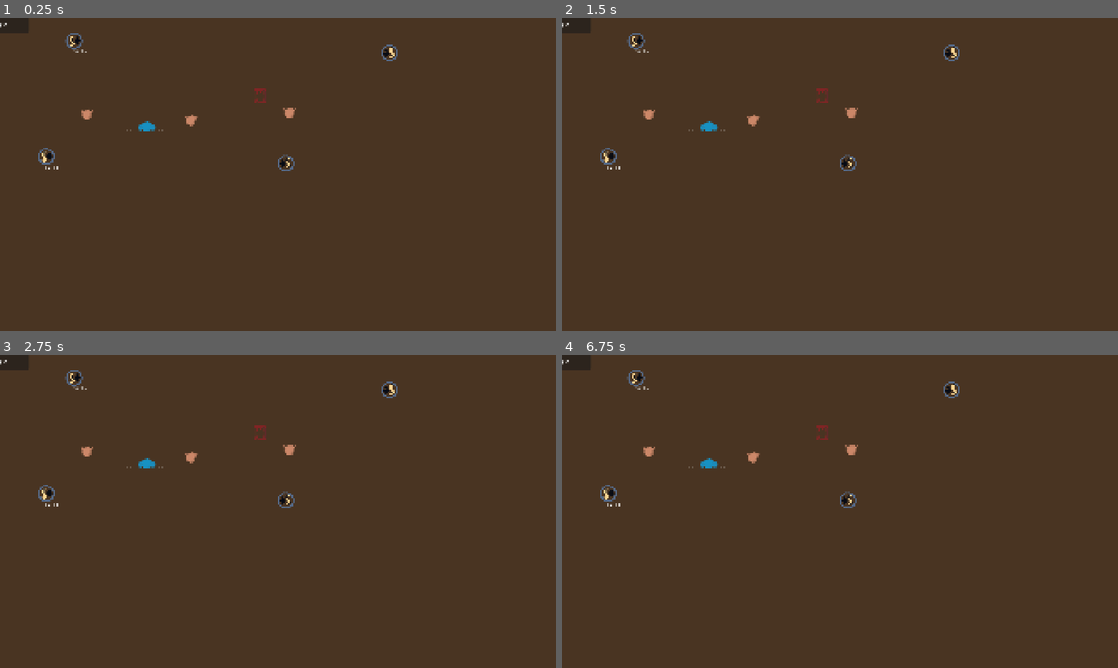
Above: before the commit, frames 1-4 (two rows, left to right).
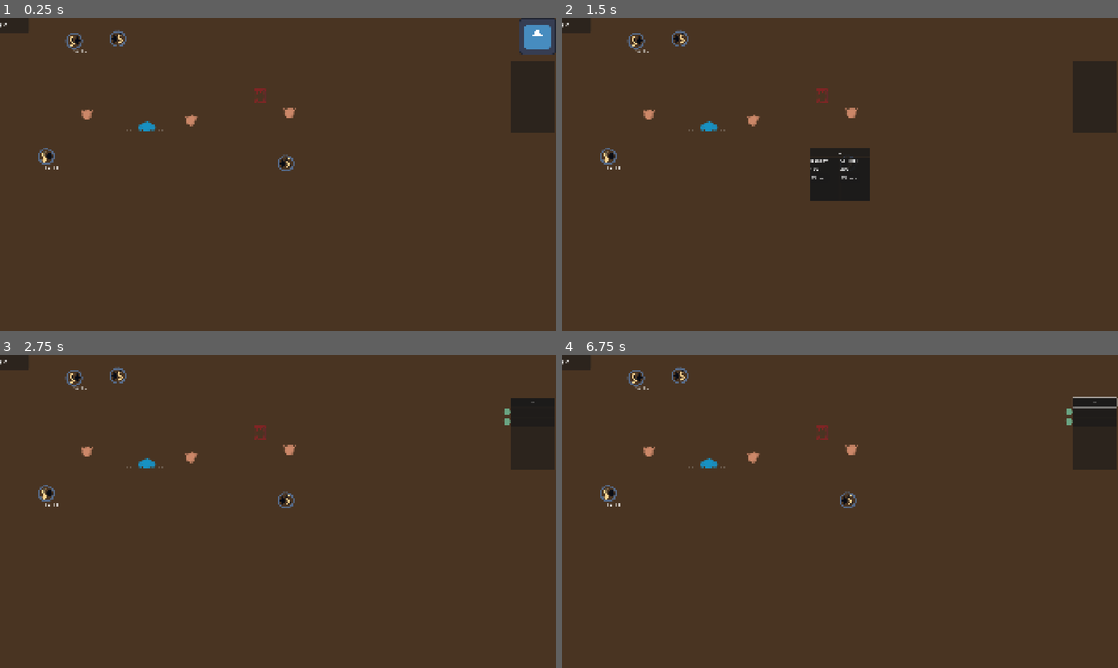
Above: after the commit, the same moments.

Repository: gp-it-be/chory
Game: Godot game, scene res://main/game.tscn
Two runs of this game, one before a commit and one after it. Both use one fixed random seed, a clock stepped at 60 frames per second and the inputs below. The engine's default icon, where the game draws it, is replaced by a stand-in: a white triangle on a blue panel in a dark square.
Inputs (mouse positions are in pixels of both pictures, inside the frame that each line leads up to):
- Up to frame 1 (0.25 s): no input
- Up to frame 2 (1.5 s): click (1101, 36) at 0.52 s; click (1101, 36) at 1.27 s
- Up to frame 3 (2.75 s): click (255, 514) at 2 s, where only the run after the commit has a clickable "Choose"
- Up to frame 4 (6.75 s): click (1095, 401) at 2.75 s, where only the run after the commit has a clickable "V"; click (1095, 401) at 3.5 s, where only the run after the commit has a clickable "V"; click (1095, 401) at 4.25 s, where only the run after the commit has a clickable "V"; tap Enter at 5, 6.5 s; move the mouse to (962, 495) at 5.02 s; hold C (abort_worker_task) 5.03-5.78 s; tap Space at 5.75 s; move the mouse to (728, 527) at 5.77 s; click (728, 527) at 5.85 s; move the mouse to (895, 442) at 6.52 s; hold Tab (select_next_worker) from 6.53 s (still down)

The runs differ from the first frame. In frame 1, 2.7% of the frame differs, in the area x 19-100%, y 0-37%; in frame 2, 3.8%, in the area x 19-100%, y 3-59%; in frame 3, 2.0%; in frame 4, 2.0%.
Error before the commit: Parse Error: Identifier "_on_available_items_changed" not declared in the current scope. (res://factory/contracts.gd:22)
Error after the commit: Invalid assignment of property or key 'visible' with value of type 'bool' on a base object of type 'Nil'. (res://factory/ui/ui.gd:34)

Commit message:
contract tracking

Diff:
--- /dev/null
+++ b/factory/contracts/contract.gd
@@ -0,0 +1,12 @@
+class_name Contract extends RefCounted
+
+#Actualy gets emited even if an item changed that isnt part of the contract :/
+signal contract_progress_changed(counts: Dictionary[Items.ItemType, int])
+
+var _provider: ItemProvider
+var needed_quantities: Dictionary[Items.ItemType, int]
+
+func _init(__provider: ItemProvider, quantities: Dictionary[Items.ItemType, int]):
+	_provider = __provider
+	_provider.item_counts_changed.connect(contract_progress_changed.emit)
+	needed_quantities = quantities
--- a/factory/contracts.gd
+++ b/factory/contracts/contracts.gd
@@ -13,13 +13,16 @@
 var has_emitted = false
 
 func _ready():
+	_contract_point_as_provider = contract_point.as_provider()
+
 	ui.choice_made.connect(func(choice: ContractChooser.ContractBluePrint):
-		_active_contracts.append("TODO map to a class that tracks a contract by being connected to a contract inventory BIN")
 		print("accepted contract for %s" % choice.name)
-		)
-	_contract_point_as_provider = contract_point.as_provider()
-	#ZO, of eerder de contracten hier rechtstreeks mee connecten?? !!
-	_contract_point_as_provider.item_counts_changed.connect(_on_available_items_changed)
+		var quantities: Dictionary[Items.ItemType, int] = {Items.ItemType.CIRCLE: 4, Items.ItemType.TRIANGLE: 2}
+		var contract = Contract.new(_contract_point_as_provider, quantities)
+		_active_contracts.append(contract)
+		ui.track(contract)
+	)
+
 
 
 #Temporary trigger to offer a contract choice
--- a/factory/factory.tscn
+++ b/factory/factory.tscn
@@ -14,7 +14,7 @@
 [ext_resource type="Script" uid="uid://dr7g0gkj3jhdt" path="res://factory/controllers/workers_controller.gd" id="6_h5ffw"]
 [ext_resource type="Texture2D" uid="uid://du72lytjcqdl7" path="res://factory/selection.png" id="7_5iljq"]
 [ext_resource type="PackedScene" uid="uid://yn4gtv0tfknp" path="res://items/containers/contract_point/contract_point.tscn" id="14_p0nyj"]
-[ext_resource type="Script" uid="uid://ybx7anserftw" path="res://factory/contracts.gd" id="14_qrq2b"]
+[ext_resource type="Script" uid="uid://ybx7anserftw" path="res://factory/contracts/contracts.gd" id="14_qrq2b"]
 
 [sub_resource type="ShaderMaterial" id="ShaderMaterial_67ti3"]
 shader = ExtResource("2_qqron")
@@ -45,8 +45,19 @@
 mouse_filter = 1
 script = ExtResource("1_8p6y5")
 
+[node name="PanelContainer" type="PanelContainer" parent="Floor/ColorRect/UI" unique_id=2052429744]
+layout_mode = 0
+offset_left = 1765.0
+offset_top = 148.0
+offset_right = 1915.0
+offset_bottom = 298.0
+
+[node name="ContractTrackers" type="VBoxContainer" parent="Floor/ColorRect/UI/PanelContainer" unique_id=1942708046]
+unique_name_in_owner = true
+custom_minimum_size = Vector2(150, 250)
+layout_mode = 2
+
 [node name="OpenContractsButton" type="TextureButton" parent="Floor/ColorRect/UI" unique_id=2120232421]
-visible = false
 layout_mode = 1
 anchors_preset = 1
 anchor_left = 1.0
@@ -105,7 +116,7 @@
 position = Vector2(257, 83)
 
 [node name="ContractPoint" parent="Objects" unique_id=1260428077 instance=ExtResource("14_p0nyj")]
-position = Vector2(1345, 117)
+position = Vector2(406, 68)
 
 [node name="Buypoint2" parent="Objects" unique_id=1957234794 instance=ExtResource("3_br4io")]
 position = Vector2(161, 482)
--- /dev/null
+++ b/factory/ui/contract_tracker/contract_tracker.gd
@@ -0,0 +1,26 @@
+extends PanelContainer
+
+const CONTRACT_ITEM_TRACKER = preload("uid://cpofhyjebgxkt")
+
+var _item_trackers: Dictionary[Items.ItemType, ContractItemTracker] ={}
+var _filled_states: Dictionary[Items.ItemType, bool] = {}
+
+
+func init_tracker(contract:Contract):
+	for type in contract.needed_quantities:
+		var item_tracker = CONTRACT_ITEM_TRACKER.instantiate() as ContractItemTracker
+		item_tracker.needed = contract.needed_quantities[type]
+		$ContractTracker.add_child(item_tracker)
+		_item_trackers[type] = item_tracker
+		_filled_states[type] = false
+		item_tracker.fill_changed.connect(func(is_filled):_update(type, is_filled))
+
+	contract.contract_progress_changed.connect(func(values: Dictionary[Items.ItemType, int]):
+		for type in _item_trackers:
+			_item_trackers[type].update_value(values.get(type, 0))
+	)
+
+func _update(type: Items.ItemType, is_filled: bool):
+	_filled_states[type] = is_filled
+	var can_complete = _filled_states.values().all(func(value): return value)
+	$ContractTracker/CompleteButton.visible = can_complete
--- /dev/null
+++ b/factory/ui/contract_tracker/contract_tracker.tscn
@@ -0,0 +1,16 @@
+[gd_scene format=3 uid="uid://csvkwgynk7sie"]
+
+[ext_resource type="Script" uid="uid://dpck25luxt04o" path="res://factory/ui/contract_tracker/contract_tracker.gd" id="1_4ugfk"]
+
+[node name="PanelContainer" type="PanelContainer" unique_id=1798445299]
+offset_top = 35.0
+offset_right = 18.0
+offset_bottom = 35.0
+script = ExtResource("1_4ugfk")
+
+[node name="ContractTracker" type="VBoxContainer" parent="." unique_id=1037094148]
+layout_mode = 2
+
+[node name="CompleteButton" type="Button" parent="ContractTracker" unique_id=94705275]
+layout_mode = 2
+text = "V"
--- /dev/null
+++ b/factory/ui/contract_tracker/item_tracker/contract_item_tracker.gd
@@ -0,0 +1,21 @@
+class_name ContractItemTracker extends Control
+
+signal fill_changed(is_filled:bool)
+
+var needed : int
+@onready var progress_bar: ProgressBar = $ProgressBar
+
+var _filled:bool:
+	set(value):
+		if value != _filled:
+			_filled = value
+			fill_changed.emit(value)
+
+func _ready():
+	progress_bar.max_value = needed
+	progress_bar.value = 0
+
+
+func update_value(new_value):
+	progress_bar.value = new_value
+	_filled = new_value >= needed
--- /dev/null
+++ b/factory/ui/contract_tracker/item_tracker/contract_item_tracker.tscn
@@ -0,0 +1,26 @@
+[gd_scene format=3 uid="uid://cpofhyjebgxkt"]
+
+[ext_resource type="Script" uid="uid://dao3h58pneetu" path="res://factory/ui/contract_tracker/item_tracker/contract_item_tracker.gd" id="1_nu730"]
+[ext_resource type="Texture2D" uid="uid://dsv8i0eeqklfx" path="res://factory/ui/contract_tracker/item_tracker/item.png" id="2_jg6qh"]
+
+[node name="ContractItemTracker" type="Control" unique_id=678157567]
+custom_minimum_size = Vector2(100, 30)
+layout_mode = 3
+anchors_preset = 0
+offset_right = 4.0
+offset_bottom = 27.0
+script = ExtResource("1_nu730")
+
+[node name="ProgressBar" type="ProgressBar" parent="." unique_id=1463543570]
+layout_mode = 1
+anchors_preset = 15
+anchor_right = 1.0
+anchor_bottom = 1.0
+grow_horizontal = 2
+grow_vertical = 2
+show_percentage = false
+
+[node name="Sprite2D" type="Sprite2D" parent="." unique_id=816493096]
+position = Vector2(-14, 14)
+scale = Vector2(0.451671, 0.451671)
+texture = ExtResource("2_jg6qh")
--- a/factory/ui/ui.gd
+++ b/factory/ui/ui.gd
@@ -1,6 +1,7 @@
 class_name UI extends Control
 
 const CONTRACT_CHOOSER = preload("uid://c318uqpiv2k6j")
+const CONTRACT_TRACKER = preload("uid://csvkwgynk7sie")
 signal choice_made(contract_choice: ContractChooser.ContractBluePrint)
 
 
@@ -31,3 +32,9 @@
 func open_contracts():
 	$OpenContractsButton.hide()
 	_chooser.visible = true
+
+
+func track(contract: Contract):
+	var tracker = CONTRACT_TRACKER.instantiate()
+	tracker.init_tracker(contract)
+	%ContractTrackers.add_child(tracker)
--- a/items/containers/contract_point/contract_point.gd
+++ b/items/containers/contract_point/contract_point.gd
@@ -1,13 +1,11 @@
 class_name ContractPoint extends Node2D
 
-signal stock_changed(count:int)
 
 var _stock = Inventory.new()
 
 func _ready() -> void:
 	_stock.allow_multiple_types_together = true
 	_stock.stock_changed.connect(func(value):
-		stock_changed.emit(value)
 		_update_debug()
 		)
 	_update_debug()
--- a/items/containers/contract_point/contract_point.tscn
+++ b/items/containers/contract_point/contract_point.tscn
@@ -8,3 +8,7 @@
 
 [node name="Contractpoint" type="Sprite2D" parent="." unique_id=1111913729]
 texture = ExtResource("2_v3e8g")
+
+[node name="DebugLabel" type="Label" parent="." unique_id=1957996731]
+offset_right = 40.0
+offset_bottom = 23.0
--- /dev/null
+++ b/test/test.gd
@@ -0,0 +1,7 @@
+@tool
+extends Node2D
+
+
+
+func _ready() -> void:
+	print("tool")
--- /dev/null
+++ b/test/test.tscn
@@ -0,0 +1,9 @@
+[gd_scene format=3 uid="uid://nnysxv06evkq"]
+
+[ext_resource type="Script" uid="uid://q3f3q4q3no8s" path="res://test/test.gd" id="1_8a8pi"]
+[ext_resource type="PackedScene" uid="uid://dgetbp07ibgk4" path="res://factory/factory.tscn" id="2_65205"]
+
+[node name="Test" type="Node2D" unique_id=822283292]
+script = ExtResource("1_8a8pi")
+
+[node name="Factory" parent="." unique_id=329804466 instance=ExtResource("2_65205")]
Not shown, added: factory/contracts/contract.gd.uid
Renamed: factory/contracts.gd.uid -> factory/contracts/contracts.gd.uid
Not shown, added: factory/ui/contract_tracker/contract_tracker.gd.uid
Not shown, added: factory/ui/contract_tracker/item_tracker/contract_item_tracker.gd.uid
Binary file added: factory/ui/contract_tracker/item_tracker/item.png
Not shown, added: factory/ui/contract_tracker/item_tracker/item.png.import
Not shown, added: test/test.gd.uid
